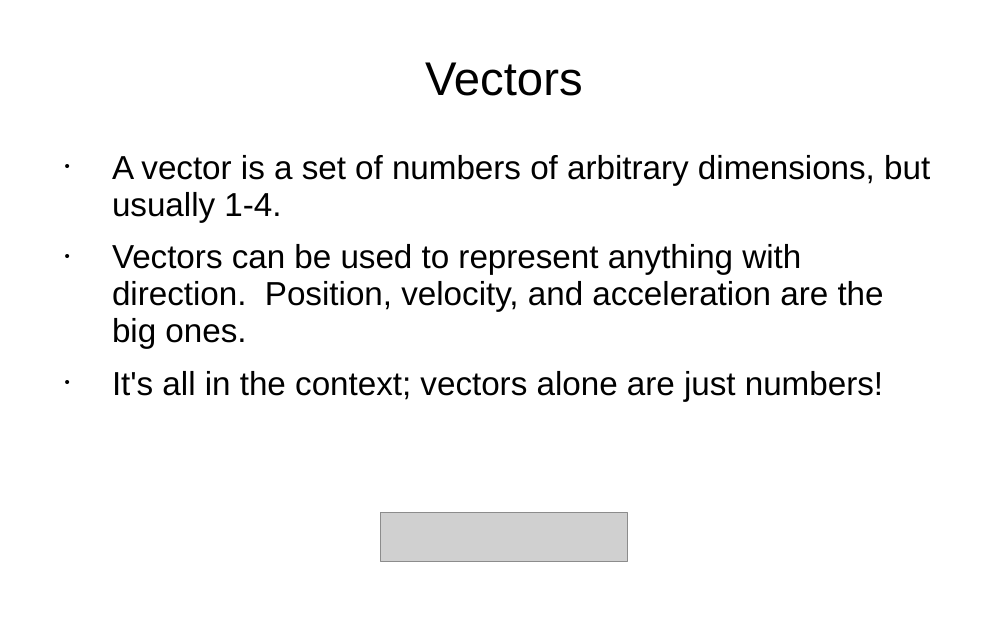
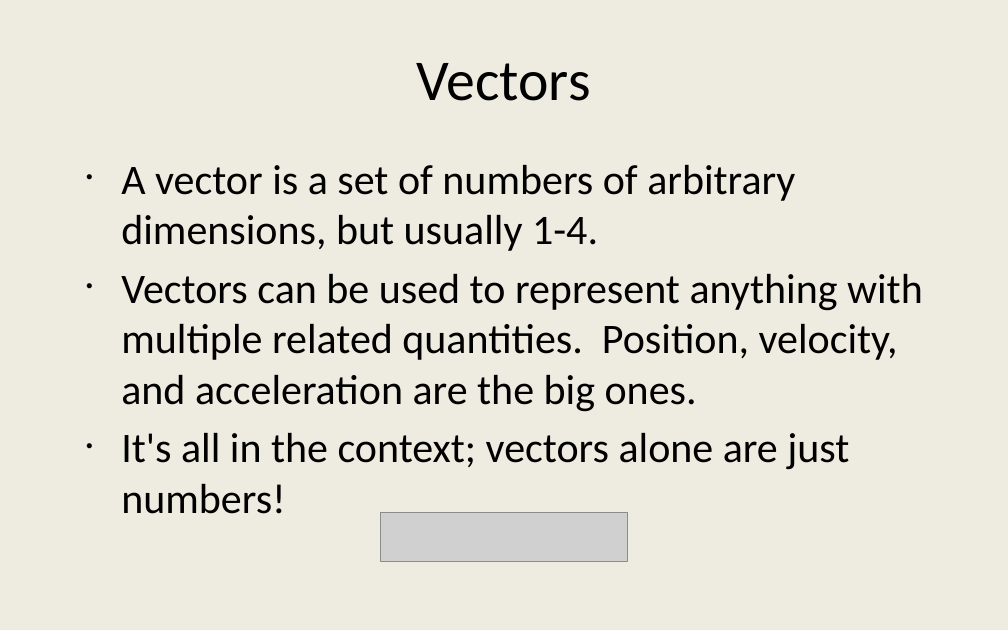
Before and after one commit to JesseTG/Linear-Algebra-Demo, a slide deck: slide 2 of Presentation Notes.pptx. Drawn at 1008x630 pixels with LibreOffice and Linux fonts; fonts in the diff are those of the drawing; grey boxes stand for pictures. Boxes give left, top, right and bottom in pixels: in the first picture for what was removed or moved away, otherwise in the second. Text is boxed around its words. In the diff, an @@ line names an element or a change of style, - is before the commit and + after.

```diff
--- a/Presentation Notes.pptx
+++ b/Presentation Notes.pptx
@@ background #FFFFFF to #EEECE1 @@
@@ title "Vectors" at [417, 63, 591, 101]: size 27 to 33 pt, font Arial to Calibri; line spacing 0.93 to 1 @@
@@ text at [121, 164, 849, 514]: size 19 to 24 pt, font Arial to Calibri in "A vector is a set of numbers ...", "It's all in the context; vectors alone ..."; indent changed; line spacing 0.93 to 1; less space between paragraphs @@
@@ text at [121, 273, 923, 412]: text changed; size 19 to 24 pt; font Arial to Calibri @@
-• Vectors can be used to represent anything with direction. Position, velocity, and acceleration are the big ones.
+• Vectors can be used to represent anything with multiple related quantities. Position, velocity, and acceleration are the big ones.
```
Also in this commit, not shown: 6 other slides changed, 5 slides added, 1 slide removed, 31 other files.
